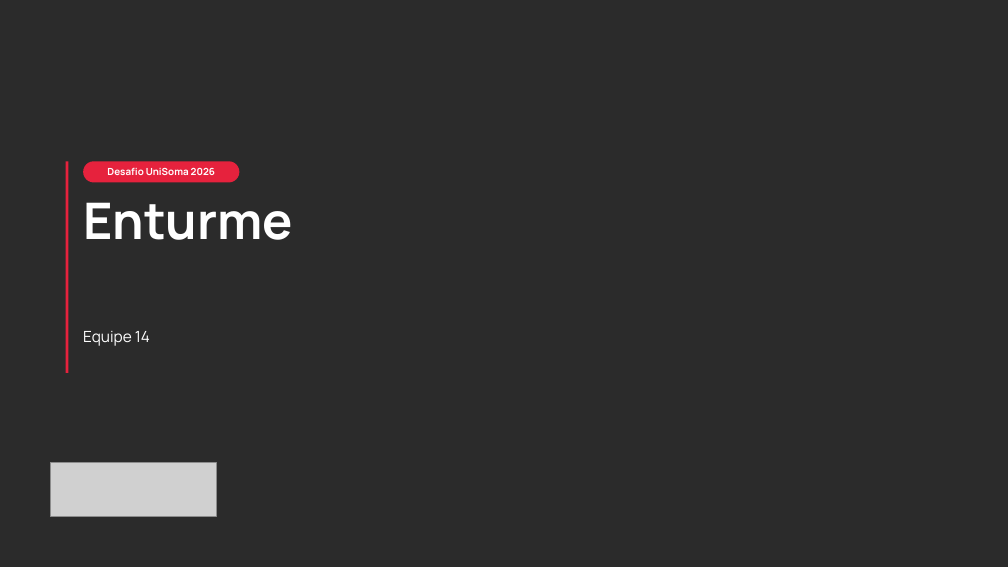
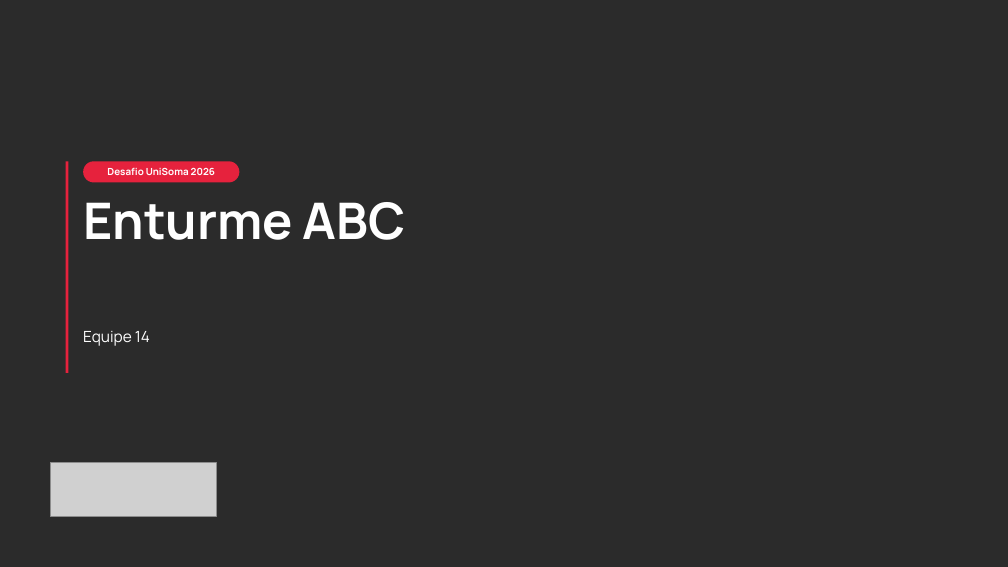
Before and after one commit to m2605/desafio-unisoma, a slide deck: slide 1 of solucao_monolitica/docs/Apresentacao_Enturme2.pptx. Drawn at 1008x567 pixels with LibreOffice and Linux fonts; fonts in the diff are those of the drawing; grey boxes stand for pictures; background and template pictures are left out; a plain dark background stands for a picture behind light text. Boxes give left, top, right and bottom in pixels: in the first picture for what was removed or moved away, otherwise in the second. Text is boxed around its words. In the diff, an @@ line names an element or a change of style, - is before the commit and + after.

Commit message:
Slides com o nome Enturme ABC e o print da nova interface; entrega atualizada

```diff
--- a/solucao_monolitica/docs/Apresentacao_Enturme2.pptx
+++ b/solucao_monolitica/docs/Apresentacao_Enturme2.pptx
@@ text at [83, 202, 406, 240]: text changed @@
-Enturme
+Enturme ABC
```
Also in this commit, not shown: 1 other slide changed, 7 other files.
